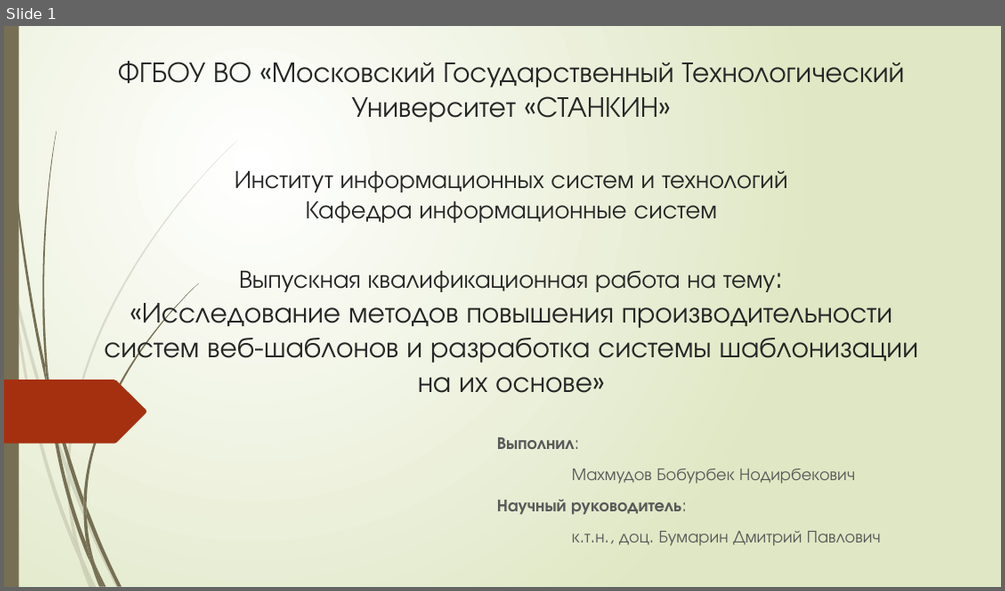
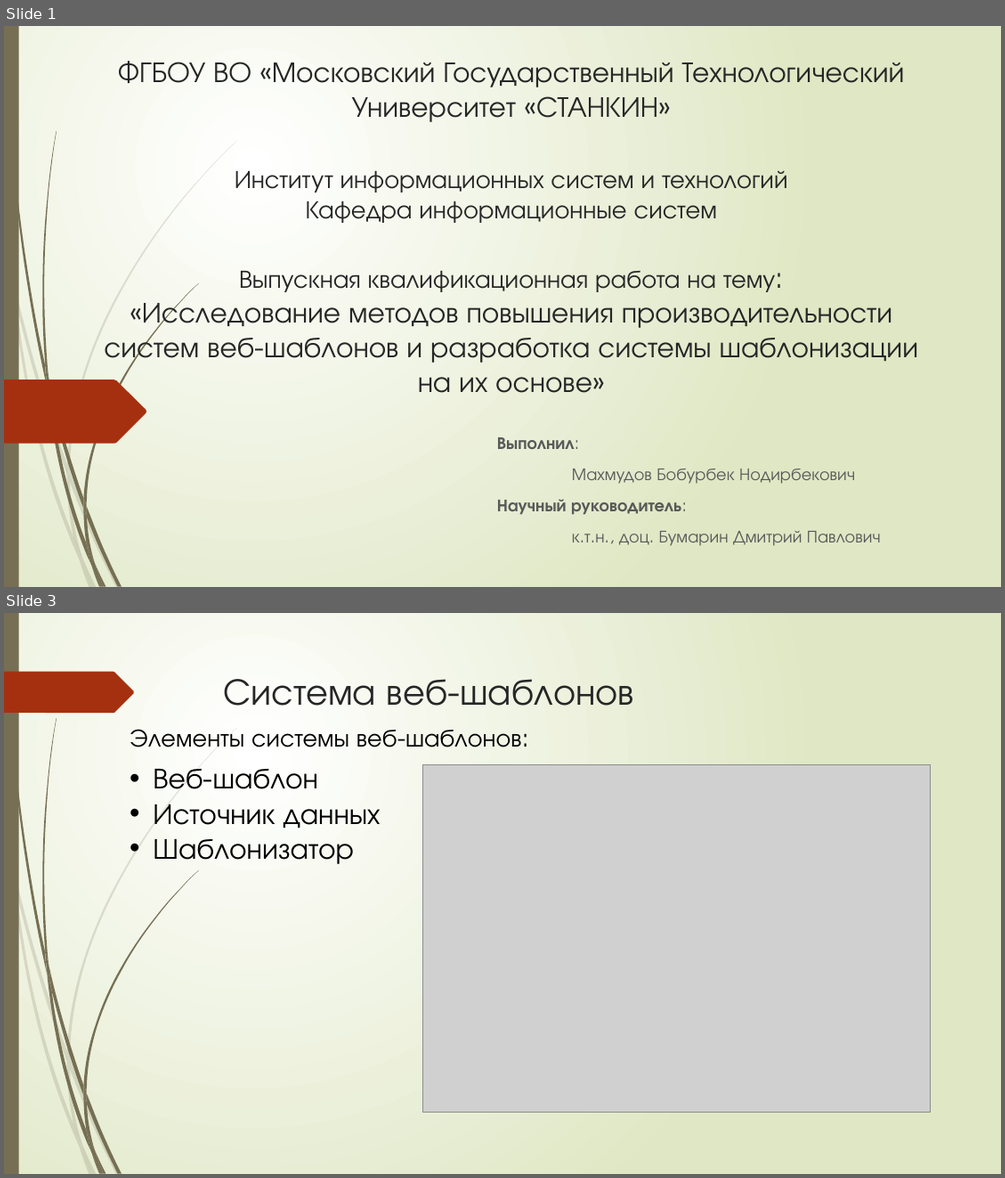
Before and after one commit to bobs4462/tachyon, a slide deck: docs/Презентация ВКР.pptx. Shown one above the other, each under a label of ours: slide 1 before the commit, slides 1 and 3 after it; the slides between them are not shown. The pictures are 1005x591 and 1005x1178 pixels, drawn with LibreOffice and Linux fonts; fonts in the diff are those of the drawing; grey boxes stand for pictures. Boxes give left, top, right and bottom in pixels: in the first picture for what was removed or moved away, otherwise in the second. Text is boxed around its words. In the diff, an @@ line names an element or a change of style, - is before the commit and + after.

```diff
--- a/docs/Презентация ВКР.pptx
+++ b/docs/Презентация ВКР.pptx
@@ slide 3 added at (4,613,1001,1174), background gradient #FFFFFF to #DFE8C4; not listed: 23 template elements that a slide beside it also shows @@
@@ freeform shape added at (4,672,134,713), fill #A53010 @@
@@ title added at (224,679,634,706), 36 pt, text #262626 @@
+Система веб-шаблонов
@@ text added at (129,729,522,747), 24 pt, text #000000 @@
+Элементы системы веб-шаблонов:
@@ text added at (153,769,380,864), 28 pt, text #000000 @@
+• Веб-шаблон
+• Источник данных
+• Шаблонизатор
@@ picture added at (423,765,930,1111) @@
```
Also in this commit, not shown: 9 other slides added.
